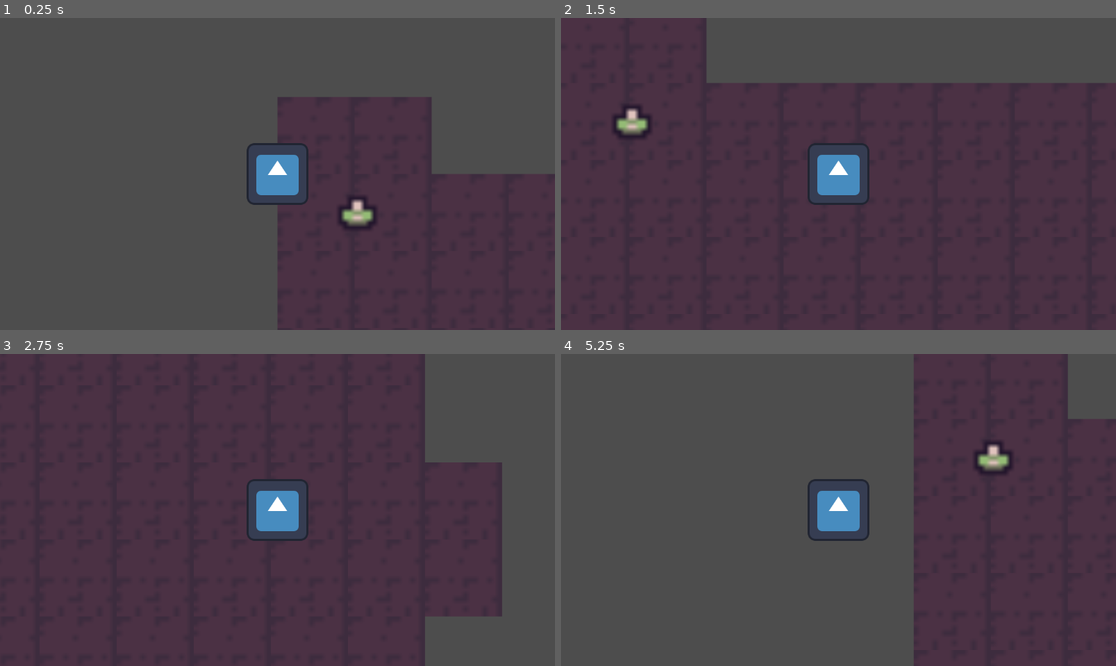
Above: before the commit, frames 1-4 (two rows, left to right).
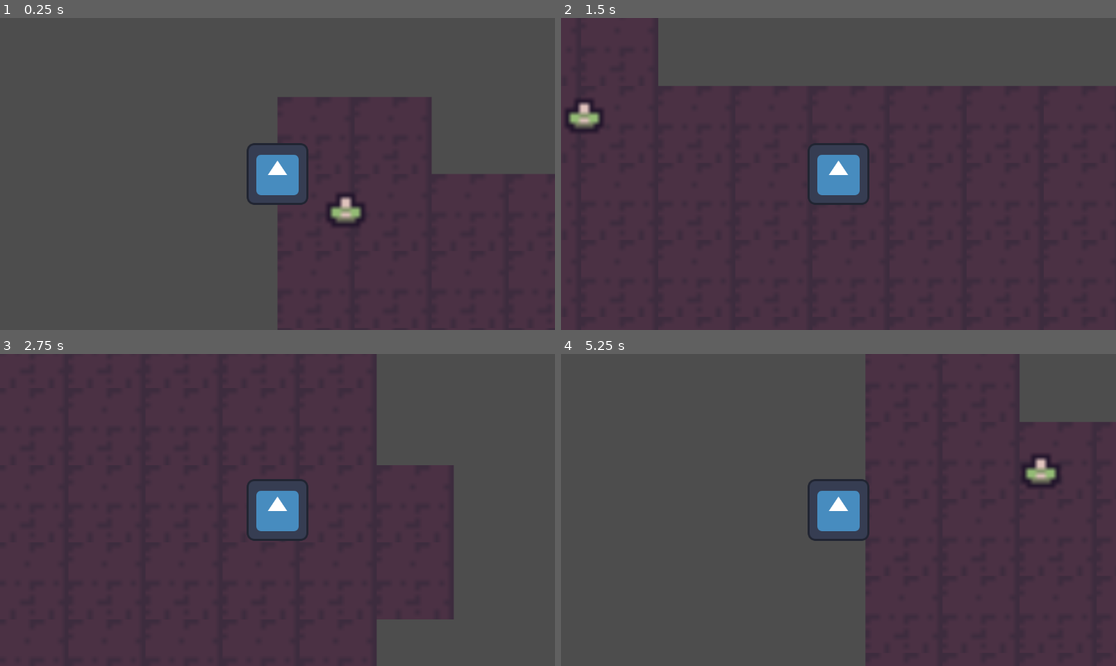
Above: after the commit, the same moments.

Repository: RasmusKuusmaa/Man-Eater
Game: Godot game, scene res://scenes/main.tscn
Two runs of this game, one before a commit and one after it. Both use one fixed random seed, a clock stepped at 60 frames per second and the inputs below. The engine's default icon, where the game draws it, is replaced by a stand-in: a white triangle on a blue panel in a dark square.
Inputs:
- Up to frame 1 (0.25 s): no input
- Up to frame 2 (1.5 s): hold Right (ui_right) 0.53-1.28 s; hold Down (ui_down) from 1.28 s (still down)
- Up to frame 3 (2.75 s): tap Enter at 2 s; release Down (ui_down) at 2.03 s; hold Right (ui_right) from 2.03 s (still down)
- Up to frame 4 (5.25 s): release Right (ui_right) at 2.78 s; hold Up (ui_up) 2.78-3.53 s; hold Left (ui_left) 3.53-5.03 s; hold Down (ui_down) from 5.03 s (still down)

The runs differ from the first frame. In frame 1, 0.6% of the frame differs, in the area x 58-68%, y 56-68%; in frame 2, 3.5%; in frame 3, 8.7%; in frame 4, 11%, in the area x 54-100%, y 0-100%.

Commit message:
enemy chases player

Diff:
--- a/scenes/enemy.tscn
+++ b/scenes/enemy.tscn
@@ -1,11 +1,13 @@
 [gd_scene format=3 uid="uid://hvqawgv7f8jx"]
 
 [ext_resource type="Texture2D" uid="uid://bupgmp2n3pv5d" path="res://assets/microFantasy.v0.1/characters/basic/basic_run_04.png" id="1_7p1mj"]
+[ext_resource type="Script" uid="uid://cjf5744yui254" path="res://script/enemy.gd" id="1_md0e3"]
 
 [sub_resource type="CircleShape2D" id="CircleShape2D_md0e3"]
 radius = 4.0
 
 [node name="Enemy" type="CharacterBody2D" unique_id=877348329]
+script = ExtResource("1_md0e3")
 
 [node name="CollisionShape2D" type="CollisionShape2D" parent="." unique_id=1562319796]
 position = Vector2(-2, 4)
--- a/scenes/main.tscn
+++ b/scenes/main.tscn
@@ -31,7 +31,7 @@
 tile_map_data = PackedByteArray("AAAAAAAAAAABAAIAAAAAAAEAAAABAAIAAAABAAIAAAABAAIAAAABAAMAAAABAAIAAAABAAQAAAABAAIAAAABAA …(1808 unchanged characters)…
 tile_set = SubResource("TileSet_sugp2")
 
-[node name="Player" parent="." unique_id=1552295651 instance=ExtResource("2_0wfyh")]
+[node name="Player" parent="." unique_id=1552295651 groups=["player"] instance=ExtResource("2_0wfyh")]
 
 [node name="Enemy" parent="." unique_id=877348329 instance=ExtResource("3_sugp2")]
 position = Vector2(186, 46)
--- /dev/null
+++ b/script/enemy.gd
@@ -0,0 +1,16 @@
+extends CharacterBody2D
+
+@export var SPEED: float = 100
+var player: Node2D
+
+func _ready():
+	player = get_tree().get_first_node_in_group("player")
+
+func _physics_process(delta: float) -> void:
+	if player == null:
+		print("no palyer")
+		return
+
+	var direction = (player.global_position - global_position).normalized()
+	velocity = direction * SPEED
+	move_and_slide()
Not shown, added: script/enemy.gd.uid
